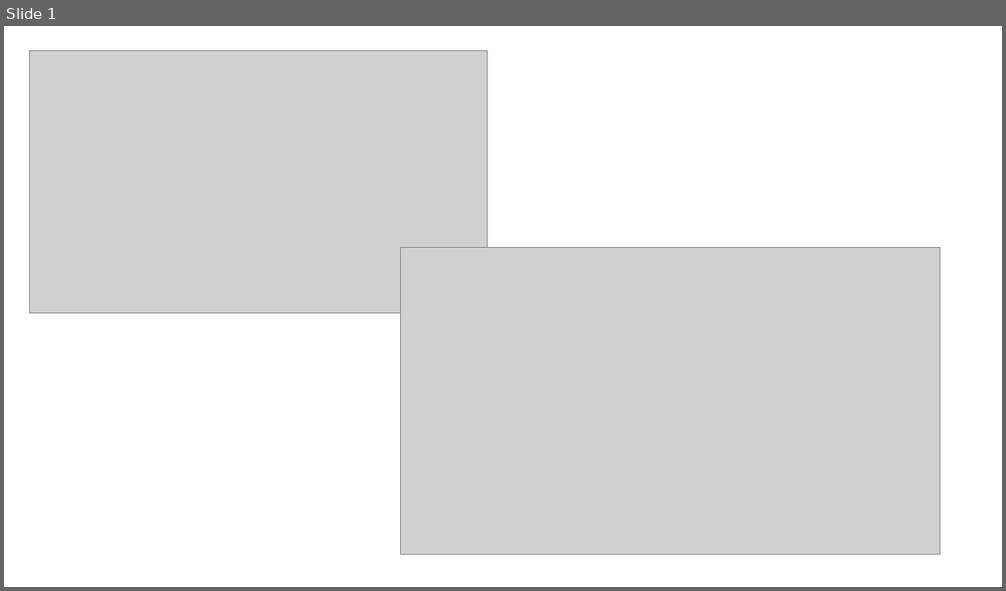
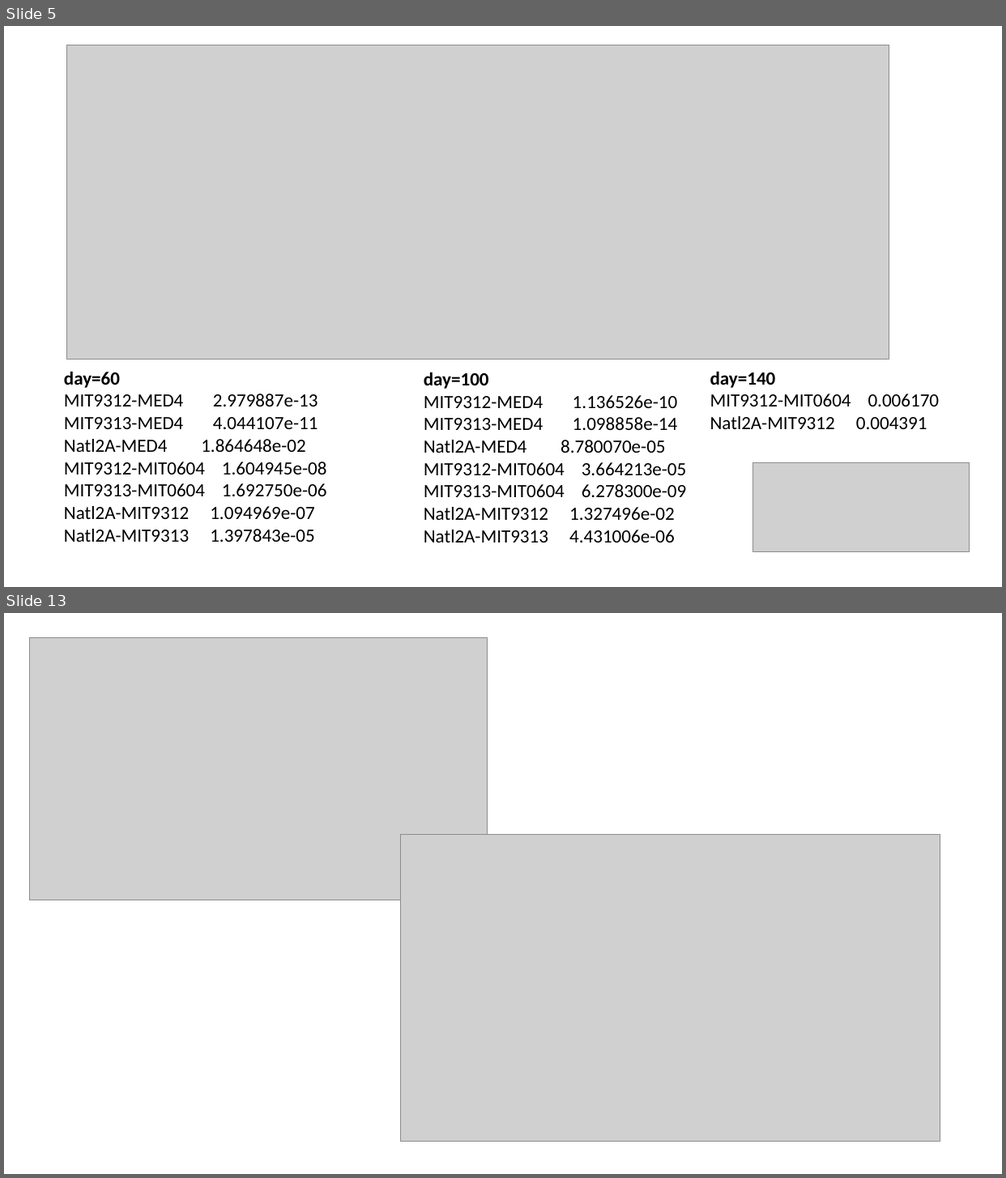
Before and after one commit to wosnat/ccpa, a slide deck: ccpa pro vs fl and capacity.pptx. Shown one above the other, each under a label of ours: slide 1 before the commit, slides 5 and 13 after it; the slides between them are not shown. The pictures are 1006x591 and 1006x1178 pixels, drawn with LibreOffice and Linux fonts; fonts in the diff are those of the drawing; grey boxes stand for pictures. Boxes give left, top, right and bottom in pixels: in the first picture for what was removed or moved away, otherwise in the second. Text is boxed around its words. In the diff, an @@ line names an element or a change of style, - is before the commit and + after.

```diff
--- a/ccpa pro vs fl and capacity.pptx
+++ b/ccpa pro vs fl and capacity.pptx
@@ slide 5 added at [4,26,1002,587], background #FFFFFF @@
@@ picture added at [67,45,889,360] @@
@@ text added at [64,371,327,542], 18 pt, text #000000 @@
+day=60
+MIT9312-MED4 2.979887e-13
+MIT9313-MED4 4.044107e-11
+Natl2A-MED4 1.864648e-02
+MIT9312-MIT0604 1.604945e-08
+MIT9313-MIT0604 1.692750e-06
+Natl2A-MIT9312 1.094969e-07
+Natl2A-MIT9313 1.397843e-05
@@ text added at [424,372,687,543], 18 pt, text #000000 @@
+day=100
+MIT9312-MED4 1.136526e-10
+MIT9313-MED4 1.098858e-14
+Natl2A-MED4 8.780070e-05
+MIT9312-MIT0604 3.664213e-05
+MIT9313-MIT0604 6.278300e-09
+Natl2A-MIT9312 1.327496e-02
+Natl2A-MIT9313 4.431006e-06
@@ text added at [710,371,940,429], 18 pt, text #000000 @@
+day=140
+MIT9312-MIT0604 0.006170
+Natl2A-MIT9312 0.004391
@@ picture added at [752,463,969,552] @@
@@ what was slide 1 is now slide 13 @@
```
Also in this commit, not shown: 11 other slides added, 1 slide removed, 5 other files.
